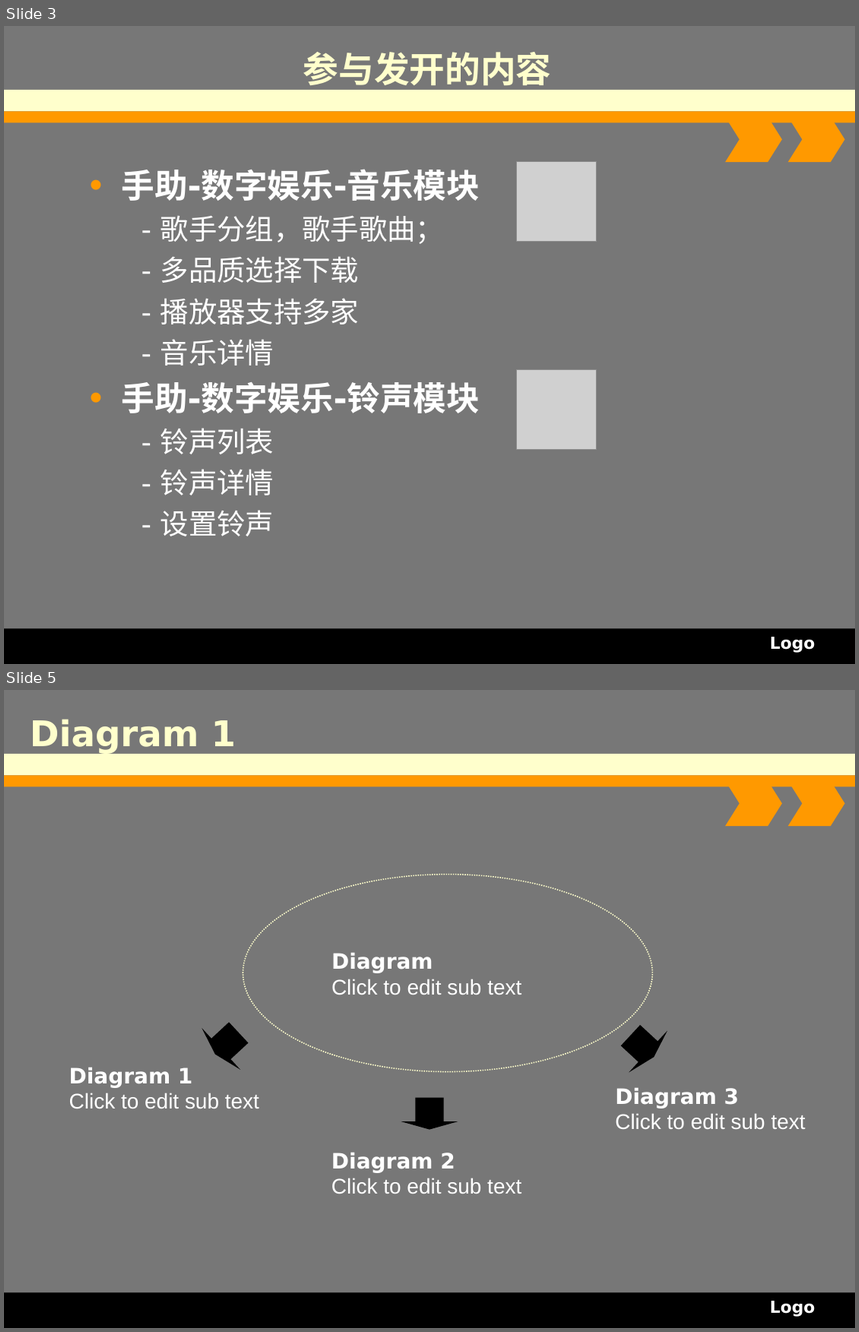
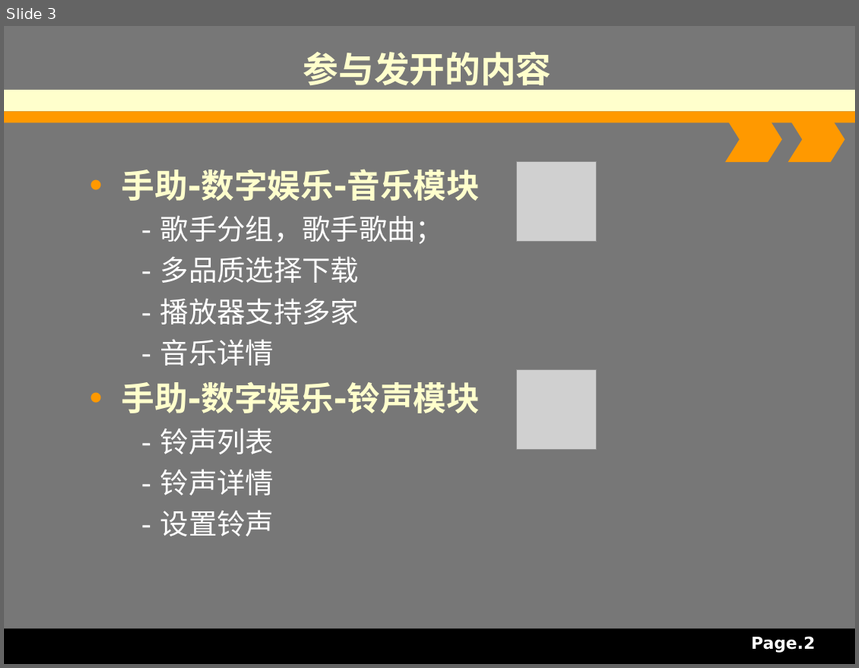
Before and after one commit to tianlanse93/Blogs, a slide deck: 实习生转正自评.ppt. Shown one above the other, each under a label of ours: slides 3 and 5 before the commit, slide 3 after it; the slides between them are not shown. The pictures are 859x1332 and 859x668 pixels, drawn with LibreOffice and Linux fonts; fonts in the diff are those of the drawing; grey boxes stand for pictures. Boxes give left, top, right and bottom in pixels: in the first picture for what was removed or moved away, otherwise in the second. Text is boxed around its words. In the diff, an @@ line names an element or a change of style, - is before the commit and + after.

```diff
--- a/实习生转正自评.ppt
+++ b/实习生转正自评.ppt
@@ slide 5 removed at (4, 690, 855, 1328), background #777777; not listed: 5 template elements that a slide beside it also shows @@
@@ title removed at (30, 719, 236, 754) @@
-Diagram 1
@@ ellipse removed at (243, 875, 652, 1072) @@
@@ text removed at (332, 953, 522, 995) @@
-Diagram
-Click to edit sub text
@@ down arrow removed at (196, 1012, 259, 1076) @@
@@ down arrow removed at (612, 1015, 674, 1078) @@
@@ text removed at (69, 1068, 259, 1109) @@
-Diagram 1
-Click to edit sub text
@@ down arrow removed at (401, 1097, 458, 1129) @@
@@ text removed at (615, 1088, 806, 1129) @@
-Diagram 3
-Click to edit sub text
@@ text removed at (247, 1123, 357, 1182) @@
-Diagram
-2
@@ text removed at (332, 1153, 522, 1194) @@
-Diagram 2
-Click to edit sub text
@@ text removed at (770, 1301, 815, 1317) @@
-Logo
@@ slide 3 changed as well @@
@@ text at (122, 169, 480, 414): text colour #FFFFFF to #FFFFCC in "手助-数字娱乐-音乐模块", "手助-数字娱乐-铃声模块" @@
@@ text at (751, 637, 815, 653): text changed @@
-Logo
+Page.2
```
Also in this commit, not shown: 3 other slides changed, 1 slide added, 7 other slides removed.
